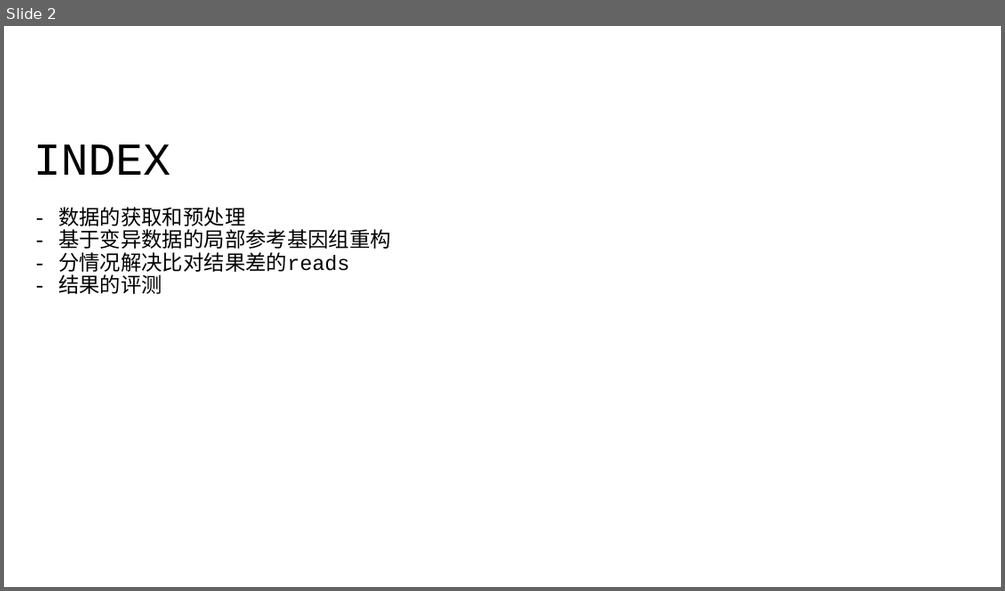
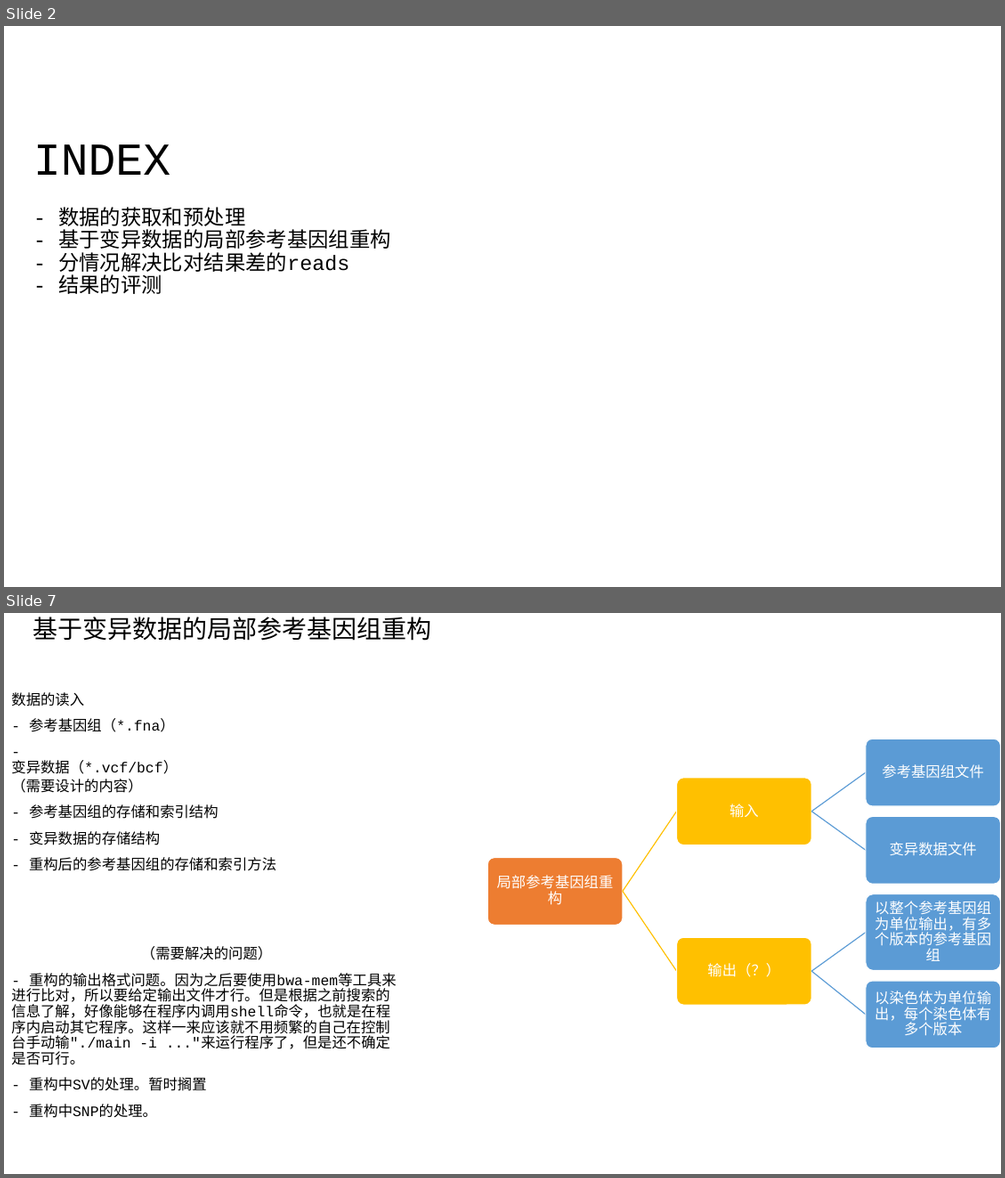
Before and after one commit to AtoshDustosh/thesis-project, a slide deck: THE project/design/project design.pptx. Shown one above the other, each under a label of ours: slide 2 before the commit, slides 2 and 7 after it; the slides between them are not shown. The pictures are 1005x591 and 1005x1178 pixels, drawn with LibreOffice and Linux fonts; fonts in the diff are those of the drawing. Boxes give left, top, right and bottom in pixels: in the first picture for what was removed or moved away, otherwise in the second. Text is boxed around its words. In the diff, an @@ line names an element or a change of style, - is before the commit and + after.

```diff
--- a/THE project/design/project design.pptx
+++ b/THE project/design/project design.pptx
@@ slide 7 added at [4,613,1001,1174], background #FFFFFF @@
@@ subtitle added at [32,617,431,641], 24 pt, text #000000 @@
+基于变异数据的局部参考基因组重构
@@ text added at [11,692,178,774], 14 pt, text #000000 @@
+数据的读入
+- 参考基因组（*.fna）
+- 变异数据（*.vcf/bcf）
@@ text added at [11,779,276,871], 14 pt, text #000000 @@
+（需要设计的内容）
+- 参考基因组的存储和索引结构
+- 变异数据的存储结构
+- 重构后的参考基因组的存储和索引方法
@@ text added at [11,946,396,1118], 14 pt, text #000000 @@
+（需要解决的问题）
+- 重构的输出格式问题。因为之后要使用bwa-mem等工具来进行比对，所以要给定输出文件才行。但是根据之前搜索的信息了解，好像能够在程序内调用shell命令，也就是在程序内启动其它程序。这样一来应该就不用频繁的自己在控制台手动输"./main -i ..."来运行程序了，但是还不确定是否可行。
+- 重构中SV的处理。暂时搁置
+- 重构中SNP的处理。
@@ group added at [488,738,1001,1048]: 7 rounded rectangles, 7 texts, 6 freeform shapes @@
+局部参考基因组重构
+输入
+参考基因组文件
+变异数据文件
+输出（？）
+以整个参考基因组为单位输出，有多个版本的参考基因组
+以染色体为单位输出，每个染色体有多个版本
```
Also in this commit, not shown: 3 slides changed, 3 other slides added, 1 other file.
